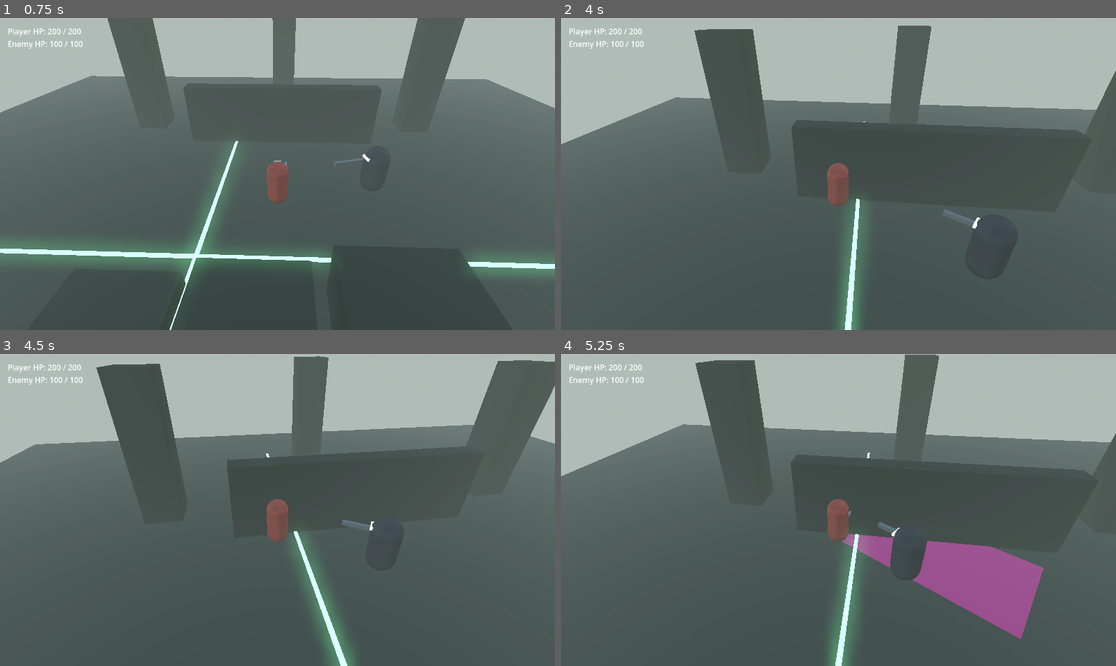
Above: before the commit, frames 1-4 (two rows, left to right).
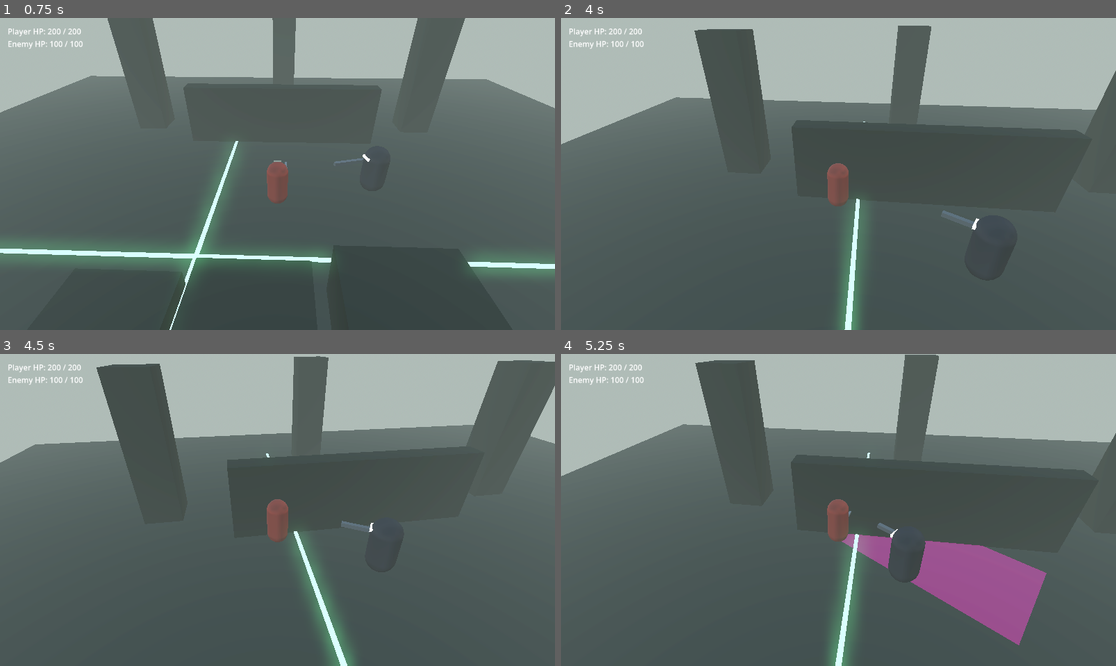
Above: after the commit, the same moments.

Repository: YusufUzun03/loop
Game: Godot game, scene res://scenes/test_room/test_room.tscn
The game is run twice, just before and just after one commit, with the same random seed, the same clock (stepped at 60 frames per second) and the same inputs.
Inputs (mouse positions are in pixels of both pictures, inside the frame that each line leads up to):
- Up to frame 1 (0.75 s): move the mouse to (271, 180) at 0.52 s; press the mouse at (271, 180) at 0.53 s; hold W (move_forward) from 0.53 s (still down)
- Up to frame 2 (4 s): tap Space (jump) at 0.77, 1.52, 3.02, 3.77 s; move the mouse to (877, 177) at 1.27 s; release the mouse at (877, 177) at 1.28 s; click (877, 177) at 1.35 s; move the mouse to (794, 170) at 2.02 s; press the mouse at (794, 170) at 2.03 s; tap Shift (dodge) at 2.1 s; move the mouse to (844, 174) at 2.77 s; release W (move_forward) at 2.78 s; release the mouse at (844, 174) at 2.78 s; hold A (move_left) 2.78-3.53 s; click (844, 174) at 2.85 s; move the mouse to (816, 167) at 3.52 s; press the mouse at (816, 167) at 3.53 s; hold W (move_forward) from 3.53 s (still down)
- Up to frame 3 (4.5 s): keep holding W (move_forward); move the mouse to (305, 510) at 4.27 s; release the mouse at (305, 510) at 4.28 s; tap Shift (dodge) at 4.35 s
- Up to frame 4 (5.25 s): keep holding W (move_forward); tap Space (jump) at 4.52 s; click (866, 510) at 4.55 s; move the mouse to (810, 510) at 5.02 s; press the mouse at (810, 510) at 5.03 s

Frame 1 is identical in both runs. In frame 2, less than 0.1% of the frame differs, in the area x 68-76%, y 61-68%; in frame 3, less than 0.1%; in frame 4, 0.6%, in the area x 50-88%, y 53-94%.

Commit message:
Block hits through walls and let the enemy path around them
Add a LineOfSight helper used by player strikes and all enemy attacks.
The test room bakes a navigation mesh and the enemy follows it.

Co-Authored-By: Claude Opus 5.5 <noreply@anthropic.com>

Diff:
--- a/scenes/enemies/test_enemy/test_enemy.gd
+++ b/scenes/enemies/test_enemy/test_enemy.gd
@@ -80,6 +80,7 @@
 @onready var weapon_mesh: MeshInstance3D = $Visual/Weapon
 @onready var sweep_warning: MeshInstance3D = $SweepWarning
 @onready var shockwave_ring: MeshInstance3D = $ShockwaveRing
+@onready var nav_agent: NavigationAgent3D = $NavigationAgent3D
 
 
 func _ready() -> void:
@@ -182,14 +183,31 @@
 	if target == null:
 		_stop()
 		return
-	_turn_toward(target.global_position, delta)
 	var distance := global_position.distance_to(target.global_position)
-	if distance <= attack_range:
+	var can_see := LineOfSight.between(self, target)
+	if distance <= attack_range and can_see:
+		_turn_toward(target.global_position, delta)
 		_start_attack(_pick_attack())
 		return
-	var chase := chase_velocity(global_position, target.global_position, move_speed)
+	# Walk the navigation path around walls and pillars; straight line when
+	# there's no navigation map (for example in tests).
+	var next_point := _next_path_point()
+	_turn_toward(next_point, delta)
+	var chase := chase_velocity(global_position, next_point, move_speed)
 	velocity.x = chase.x
 	velocity.z = chase.z
+
+
+func _next_path_point() -> Vector3:
+	if nav_agent == null or not is_inside_tree():
+		return target.global_position
+	nav_agent.target_position = target.global_position
+	var next_point := nav_agent.get_next_path_position()
+	var flat := Vector3(next_point.x - global_position.x, 0.0, next_point.z - global_position.z)
+	if flat.is_zero_approx():
+		# Path not ready yet (first frames) or already there.
+		return target.global_position
+	return next_point
 
 
 func _pick_attack() -> Attack:
@@ -259,9 +277,11 @@
 			. length()
 		)
 		var height := target.global_position.y - global_position.y
-		if shockwave_hits(
+		var ring_hits := shockwave_hits(
 			previous, _shockwave_radius, flat_distance, height, shockwave_clear_height
-		):
+		)
+		# Walls and pillars stop the ring.
+		if ring_hits and LineOfSight.between(self, target):
 			_shockwave_hit_done = true
 			_hit_target(shockwave_damage, false)
 			attack_landed.emit(ATTACK_IDS[Attack.SHOCKWAVE], true)
@@ -271,7 +291,9 @@
 		_finish_attack()
 
 
-func _land(hit: bool, damage: int, parryable: bool) -> void:
+func _land(in_area: bool, damage: int, parryable: bool) -> void:
+	# No hits through walls: the target must be in the area and visible.
+	var hit := in_area and LineOfSight.between(self, target)
 	if hit:
 		_hit_target(damage, parryable)
 	attack_landed.emit(ATTACK_IDS[current_attack], hit)
--- a/scenes/enemies/test_enemy/test_enemy.tscn
+++ b/scenes/enemies/test_enemy/test_enemy.tscn
@@ -92,6 +92,11 @@
 visible = false
 mesh = SubResource("TorusMesh_ring")
 
+[node name="NavigationAgent3D" type="NavigationAgent3D" parent="."]
+path_desired_distance = 0.6
+target_desired_distance = 1.0
+radius = 0.5
+
 [node name="Health" type="Node" parent="."]
 script = ExtResource("2_health")
 max_health = 100
--- a/scenes/player/player.gd
+++ b/scenes/player/player.gd
@@ -249,7 +249,10 @@
 	if not deals_damage:
 		return
 	for body in attack_hitbox.get_overlapping_bodies():
-		if body != self and body.has_method("take_damage"):
+		if body == self or not body.has_method("take_damage"):
+			continue
+		# No hits through walls.
+		if body is Node3D and LineOfSight.between(self, body as Node3D):
 			body.take_damage(combat.get_damage())
 
 
--- /dev/null
+++ b/scenes/test_room/navigation_bake.gd
@@ -0,0 +1,8 @@
+extends NavigationRegion3D
+## Builds the walkable area from the room's walls and floor when the room
+## loads, so enemies can path around pillars. The maze will bring baked
+## navigation with each hand-made piece instead (TEKNIK-REHBER madde 12).
+
+
+func _ready() -> void:
+	bake_navigation_mesh(false)
--- a/scenes/test_room/test_room.tscn
+++ b/scenes/test_room/test_room.tscn
@@ -4,6 +4,7 @@
 [ext_resource type="PackedScene" path="res://scenes/camera/camera_rig.tscn" id="2_camera"]
 [ext_resource type="PackedScene" path="res://scenes/enemies/test_enemy/test_enemy.tscn" id="3_enemy"]
 [ext_resource type="Script" path="res://scenes/test_room/debug_hud.gd" id="4_hud"]
+[ext_resource type="Script" path="res://scenes/test_room/navigation_bake.gd" id="5_nav"]
 
 [sub_resource type="StandardMaterial3D" id="Mat_stone"]
 albedo_color = Color(0.33, 0.34, 0.31, 1)
@@ -88,6 +89,12 @@
 material = SubResource("Mat_glow_green")
 size = Vector3(30, 0.05, 0.15)
 
+[sub_resource type="NavigationMesh" id="NavMesh_level"]
+geometry_parsed_geometry_type = 1
+agent_radius = 0.5
+agent_height = 2.0
+agent_max_climb = 0.25
+
 [node name="TestRoom" type="Node3D"]
 
 [node name="WorldEnvironment" type="WorldEnvironment" parent="."]
@@ -98,7 +105,9 @@
 light_color = Color(1, 0.95, 0.85, 1)
 shadow_enabled = true
 
-[node name="Level" type="Node3D" parent="."]
+[node name="Level" type="NavigationRegion3D" parent="."]
+navigation_mesh = SubResource("NavMesh_level")
+script = ExtResource("5_nav")
 
 [node name="Floor" type="StaticBody3D" parent="Level"]
 transform = Transform3D(1, 0, 0, 0, 1, 0, 0, 0, 1, 0, -0.5, 0)
--- /dev/null
+++ b/scripts/line_of_sight.gd
@@ -0,0 +1,24 @@
+class_name LineOfSight
+extends RefCounted
+## "Can A see B?" checks, so attacks don't hit through walls.
+
+## Physics layer 1 = "world" (walls, floors, pillars; see project.godot).
+const WORLD_MASK: int = 1
+## Rays go chest to chest, so low steps don't block a hit.
+const CHEST_HEIGHT: float = 1.0
+
+
+## True when no world geometry sits between `from` and `to`.
+static func is_clear(world: World3D, from: Vector3, to: Vector3, mask: int = WORLD_MASK) -> bool:
+	if world == null:
+		return true
+	var query := PhysicsRayQueryParameters3D.create(from, to, mask)
+	return world.direct_space_state.intersect_ray(query).is_empty()
+
+
+## Same check between two characters, measured at chest height.
+static func between(a: Node3D, b: Node3D) -> bool:
+	if not a.is_inside_tree() or not b.is_inside_tree():
+		return true
+	var up := Vector3.UP * CHEST_HEIGHT
+	return is_clear(a.get_world_3d(), a.global_position + up, b.global_position + up)
Not shown, added: scenes/test_room/navigation_bake.gd.uid
Not shown, added: scripts/line_of_sight.gd.uid
Not shown, changed: docs/GDD.md
